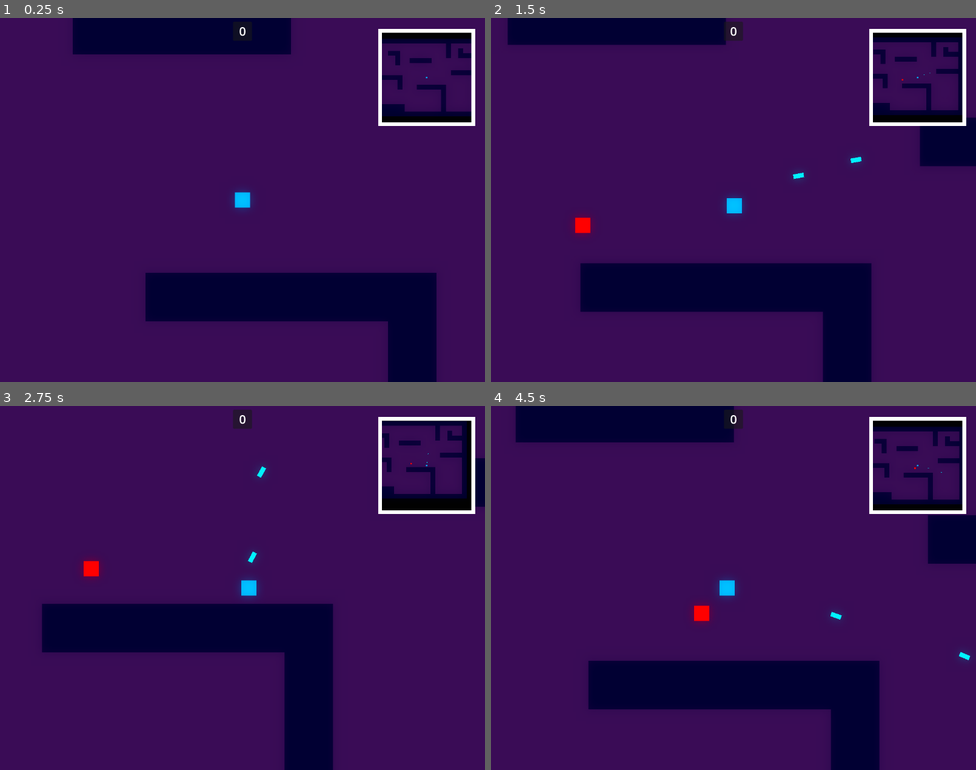
Above: before the commit, frames 1-4 (two rows, left to right).
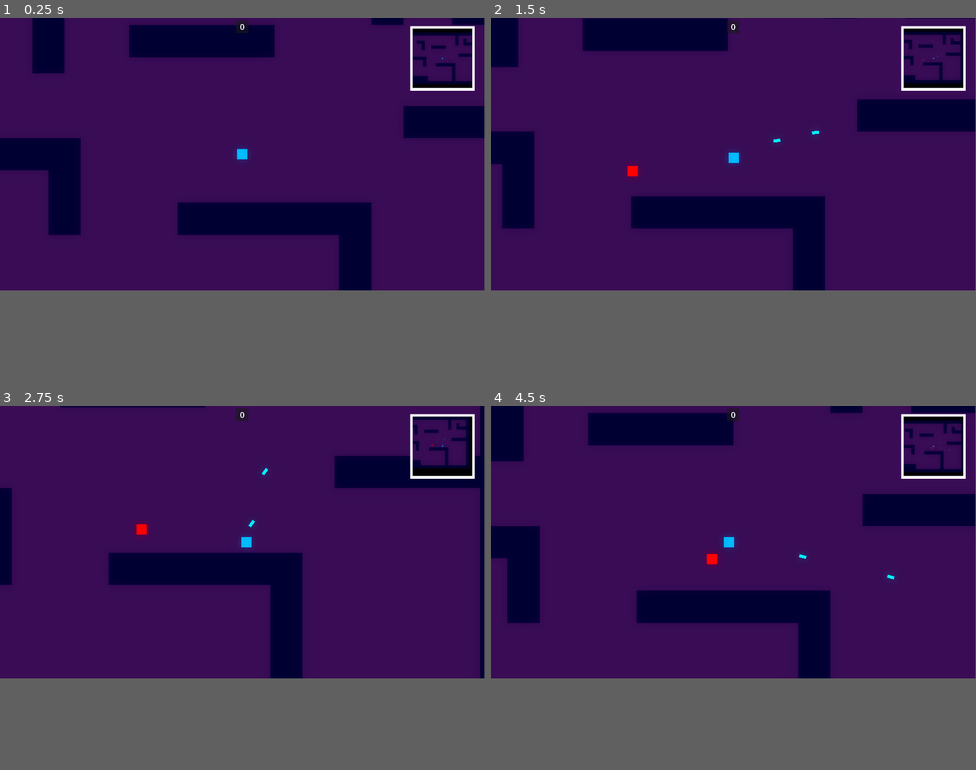
Above: after the commit, the same moments.

Repository: Chebrbober/Geometric-Bullet
Game: Godot game, scene res://stages/game/arena.tscn
Same seed, same stepped clock (60 frames per second), same inputs: the game is played once before the commit and once after it.
Inputs (mouse positions are in pixels of both pictures, inside the frame that each line leads up to):
- Up to frame 1 (0.25 s): no input
- Up to frame 2 (1.5 s): tap Enter at 0.5 s; move the mouse to (840, 181) at 0.52 s; press the mouse at (840, 181) at 0.53 s; hold Right (move_right) 0.53-1.28 s; move the mouse to (636, 218) at 1.27 s; release the mouse at (636, 218) at 1.28 s; hold S (move_down) from 1.28 s (still down); click (636, 218) at 1.35 s
- Up to frame 3 (2.75 s): move the mouse to (291, 507) at 2.02 s; release S (move_down) at 2.03 s; press the mouse at (291, 507) at 2.03 s; hold Right (move_right) from 2.03 s (still down)
- Up to frame 4 (4.5 s): move the mouse to (709, 660) at 2.77 s; release Right (move_right) at 2.78 s; release the mouse at (709, 660) at 2.78 s; hold W (move_up) 2.78-3.53 s; click (709, 660) at 2.85 s; move the mouse to (879, 642) at 3.52 s; press the mouse at (879, 642) at 3.53 s; hold A (move_left) from 3.53 s (still down); move the mouse to (588, 533) at 4.27 s; release the mouse at (588, 533) at 4.28 s; click (588, 533) at 4.35 s
The window is 800x600 before the commit and 799x449 after it. Grey fills any space a smaller window leaves; there, only what the larger window draws over its background counts as a difference.

The runs differ from the first frame. In frame 1, 24% of the frame differs, in the area x 0-100%, y 0-100%; in frame 2, 23%; in frame 3, 21%; in frame 4, 24%.

Commit message:
export screen sizing

Diff:
--- a/project.godot
+++ b/project.godot
@@ -22,6 +22,9 @@
 
 window/size/viewport_width=1280
 window/size/viewport_height=960
+window/size/mode=4
+window/size/window_width_override=1920
+window/size/window_height_override=1080
 
 [dotnet]
 
--- a/stages/game/arena.tscn
+++ b/stages/game/arena.tscn
@@ -115,6 +115,13 @@
 
 [node name="UpgradeScreen" parent="CanvasLayer" unique_id=1168584678 instance=ExtResource("9_jiu16")]
 visible = false
+anchors_preset = 15
+anchor_right = 1.0
+anchor_bottom = 1.0
+offset_right = 0.0
+offset_bottom = 0.0
+grow_horizontal = 2
+grow_vertical = 2
 
 [node name="Player" parent="." unique_id=1118549784 instance=ExtResource("1_ss5j8")]
 unique_name_in_owner = true
Not shown, added: export_presets.cfg
